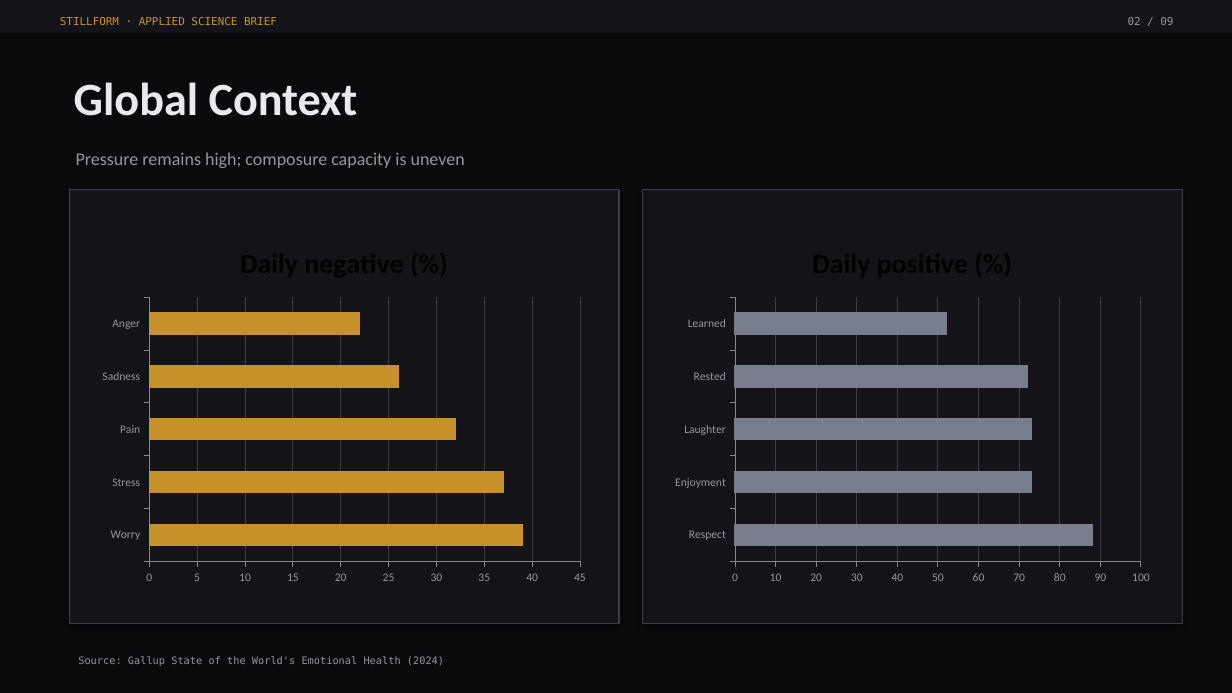
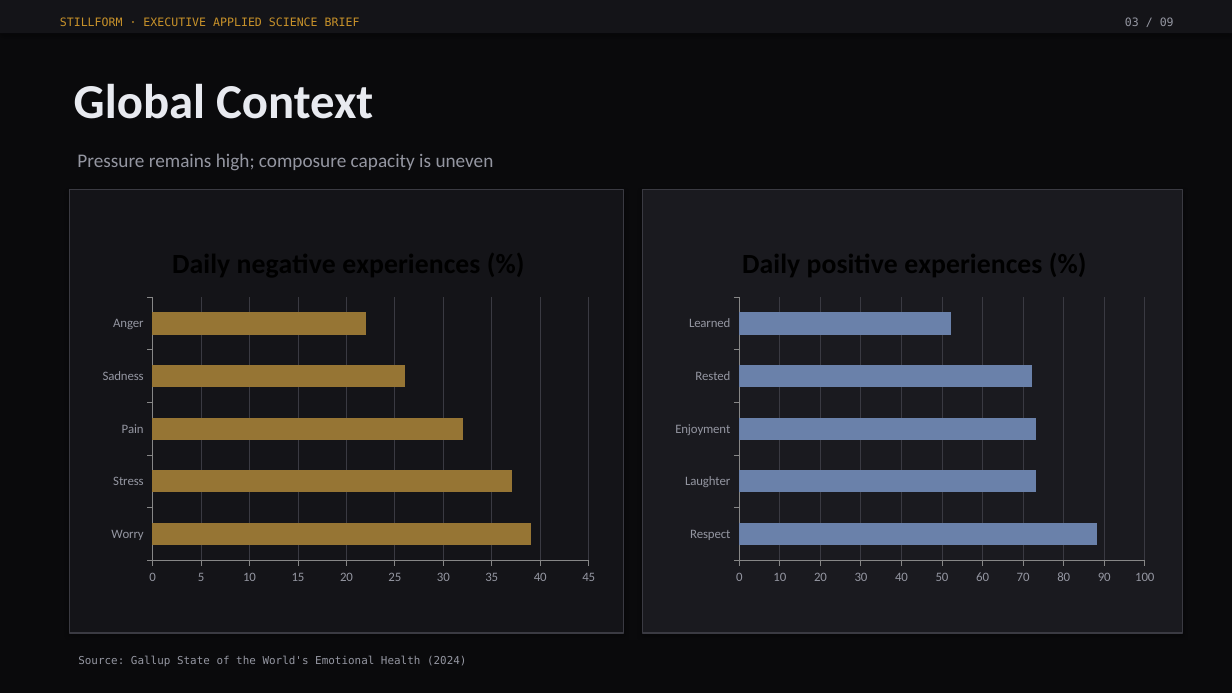
Before and after one commit to EmberEnterprises/Stillform, a slide deck: slide 3 of public/Stillform_Executive_Deck.pptx (slide 2 before the commit). Drawn at 1232x693 pixels with LibreOffice and Linux fonts; fonts in the diff are those of the drawing. Boxes give left, top, right and bottom in pixels: in the first picture for what was removed or moved away, otherwise in the second. Text is boxed around its words. In the diff, an @@ line names an element or a change of style, - is before the commit and + after.

```diff
--- a/public/Stillform_Executive_Deck.pptx
+++ b/public/Stillform_Executive_Deck.pptx
@@ text at <box>60,17,360,26</box>: text changed; size 8.5 to 9 pt @@
-STILLFORM · APPLIED SCIENCE BRIEF
+STILLFORM · EXECUTIVE APPLIED SCIENCE BRIEF
@@ text at <box>1125,17,1174,26</box>: text changed; size 8.5 to 9 pt @@
-02 / 09
+03 / 09
@@ text "Global Context" at <box>74,83,373,119</box>: size 36 to 38 pt @@
@@ text "Pressure remains high; composure capacity ..." at <box>77,153,494,171</box>: size 14 to 15 pt @@
@@ rectangle: place and size @@
-rectangle at <box>69,189,619,624</box>
+rectangle at <box>69,189,624,633</box>
@@ rectangle at <box>69,189,624,633</box>: outline #3D3E47 0.9 pt to #3A3A42 1 pt @@
@@ rectangle: place and size @@
-rectangle at <box>642,189,1183,624</box>
+rectangle at <box>642,189,1183,633</box>
@@ rectangle at <box>642,189,1183,633</box>: fill #141418 to #1A1A1F; outline #3D3E47 0.9 pt to #3A3A42 1 pt @@
@@ bar chart at <box>92,226,605,592</box> @@
@@ title "Daily negative (%)" to "Daily negative experiences (%)" @@
-Daily negative (%): 39, 37, 32, 26, 22
+Daily negative experiences (%): 39, 37, 32, 26, 22
@@ colours of single points changed @@
@@ category axis changed @@
@@ value axis changed @@
@@ bar chart: place and size @@
-bar chart at <box>92,226,596,592</box>
+bar chart at <box>92,226,605,592</box>
@@ bar chart at <box>665,226,1165,592</box> @@
@@ title "Daily positive (%)" to "Daily positive experiences (%)" @@
-categories: Respect, Enjoyment, Laughter, Rested, Learned
+categories: Respect, Laughter, Enjoyment, Rested, Learned
-Daily positive (%): 88, 73, 73, 72, 52
+Daily positive experiences (%): 88, 73, 73, 72, 52
@@ colours of single points changed @@
@@ category axis changed @@
@@ value axis changed @@
@@ bar chart: place and size @@
-bar chart at <box>665,226,1160,592</box>
+bar chart at <box>665,226,1165,592</box>
@@ text "Source: Gallup State of the ..." at <box>78,656,466,666</box>: size 8 to 8.5 pt @@
```
Also in this commit, not shown: 5 other slides changed, 3 slides added, 3 slides removed, 2 other files.
